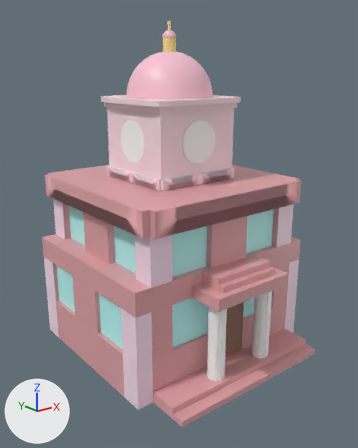
The FBX model Bird Gang/Assets/MayaMesh/cityHall.fbx as it was, and as the next commit left it.
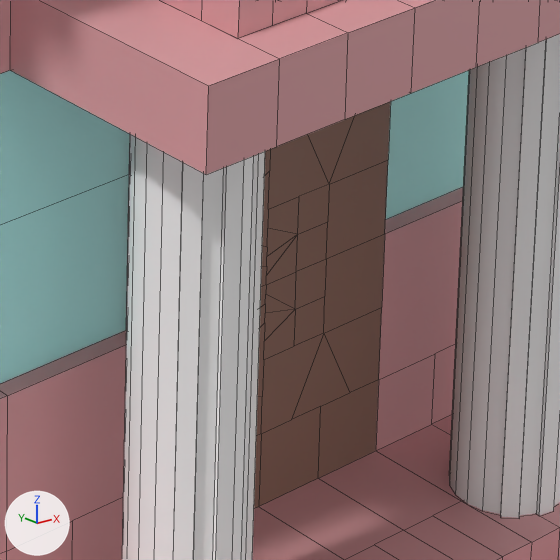
Each version appears first whole from a 50 mm camera at (-3.087, -4.007, 1.967) aimed at (-0.069, -0.234, 0.458), and next in a close-up on the part from 53% to 75% of the width and 64% to 81% of the height. Lighting does not change. The marker at lower left points along +X, +Y and +Z. The close-ups show mesh edges as thin lines. Where no turn or scale is listed for an object, it has been applied to the vertices. Vertices at the same position are counted once.

The scene before the commit, as lines of its bpy script (objects in view):
```python
me_mesh = bpy.data.meshes.new('Mesh')
me_mesh.from_pydata(...)  # 62 vertices, 80 faces; spans x -0.08..0.086, y -0.086..0.08, z -0.4..0.4
me_mesh.materials.append(mat_pillars)  # white #ffffff
me_mesh_001 = bpy.data.meshes.new('Mesh.001')
me_mesh_001.from_pydata(...)  # 62 vertices, 80 faces; spans x -0.08..0.086, y -0.086..0.08, z -0.4..0.4
me_mesh_001.materials.append(mat_pillars)  # white #ffffff
me_mesh_006 = bpy.data.meshes.new('Mesh.006')
me_mesh_006.from_pydata(...)  # 1209 vertices, 1154 faces; spans x -1.06..1.06, y -1.32..0.97, z -0.9..0.9
# faces by material slot: [64, 994, 46, 50]
me_mesh_006.materials.append(mat_cityhallwindows)  # cyan #bdfffd
me_mesh_006.materials.append(mat_cityhallcolour)  # pink #e2a4a8
me_mesh_006.materials.append(mat_cityhalldoor)  # brown #936e5f
me_mesh_006.materials.append(mat_cityhallhighlights)  # white #ffe3f2
ob_basebuilding = bpy.data.objects.new('BaseBuilding', me_mesh_006)
ob_basebuilding.location = (0.0, 0.0, 0.0)
ob_pillar1 = bpy.data.objects.new('pillar1', me_mesh_001)
ob_pillar1.location = (-0.298, -1.071, -0.389)
ob_pillar2 = bpy.data.objects.new('pillar2', me_mesh)
ob_pillar2.location = (0.307, -1.071, -0.389)
```
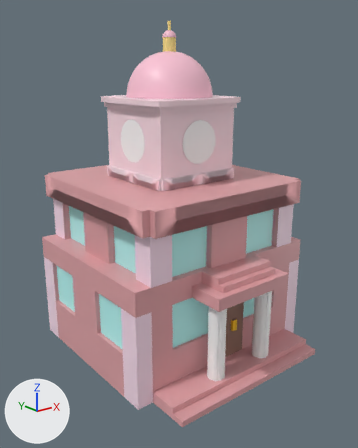
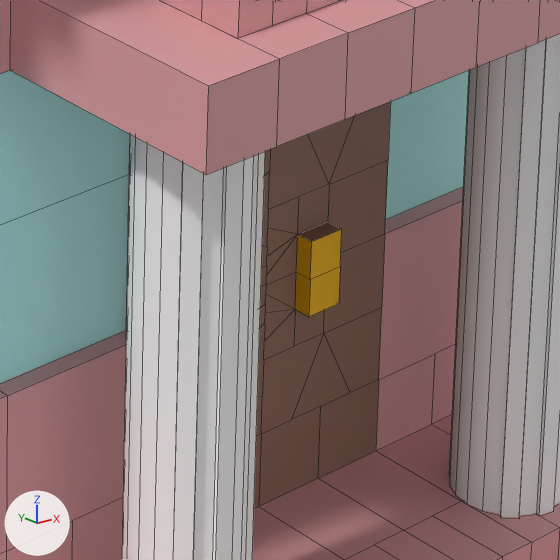
The newer file is also rescaled (x10.0) as a whole; pictures and numbers use the older file's frame.

What changed in the scene script:
```text
Add mat_doorhandle:
    mat_doorhandle = principled_material('doorHandle')
    mat_doorhandle.base_color = (1.0, 0.576, 0.0)  # yellow #ffc800
    mat_doorhandle.metallic = 0.311
    mat_doorhandle.roughness = 0.4
Change me_mesh_006:
    used by ob_basebuilding; location = (0.0, 0.0, 0.0)
    remove me_mesh_006.from_pydata(...)  # 1209 vertices, 1154 faces; spans x -1.06..1.06, y -1.32..0.97, z -0.9..0.9
    add me_mesh_006.from_pydata(...)  # 1215 vertices, 1160 faces; spans x -1.06..1.06, y -1.32..0.97, z -0.9..0.9
    me_mesh_006 part 1
    2 faces are deleted
    6 vertices are added at (0.11, -0.93, -0.45), (0.11, -0.93, -0.51), (0.06, -0.93, -0.45), (0.06, -0.93, -0.51), (0.11, -0.93, -0.39), (0.06, -0.93, -0.39)
    6 new faces join them, mat_doorhandle (yellow #ffc800)
    2 new faces join them, mat_cityhalldoor (brown #936e5f)
    add me_mesh_006.materials.append(mat_doorhandle)  # yellow #ffc800
```

Location of each change, [x1, y1, x2, y2] in pixels of the close-ups (560 x 560 px):
part 1 of me_mesh_006, built on: before [295, 222, 328, 309]; after [295, 222, 342, 317]
